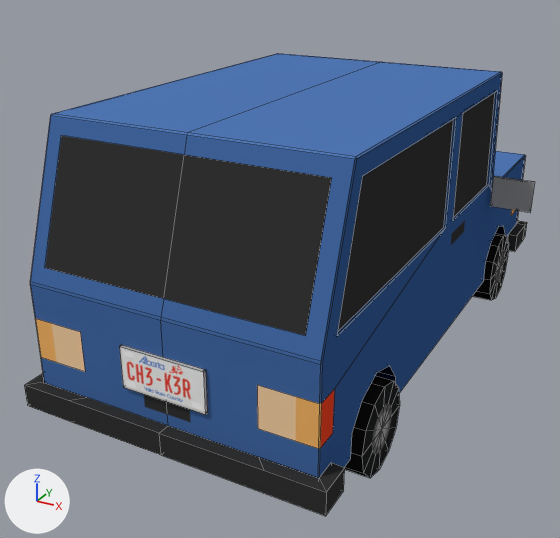
A saved change to the Blender file Assets/Meshes/car.blend.
Rendered twice from a 50 mm lens placed at (2.85, -6.23, 3.71), pointed at (-0.33, -0.45, 0.82). Arrows for +X, +Y and +Z are at lower left; the lights stay in place. Mesh edges are drawn as thin lines.

Objects in the first picture: '100_health', '100_health.002', '100_health.004', 'Plane', 'car_fr_wheel_mesh', 'car_rr_wheel_mesh'.
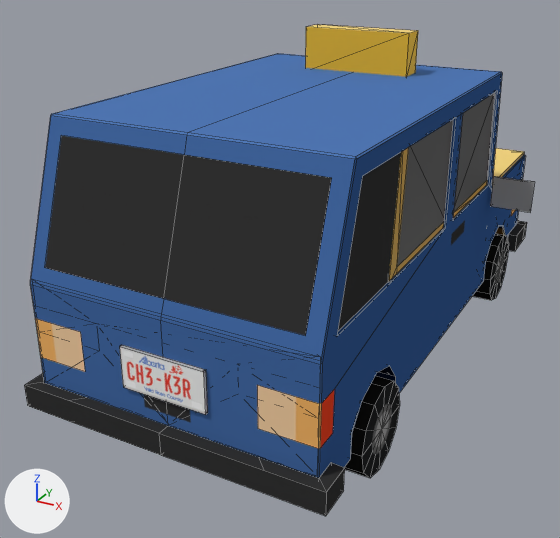
Scene script edits in JSON lines:
```json
{"op": "add", "block": "img_vehicle_taxi_png", "code": ["img_vehicle_taxi_png = load_image('Vehicle_Taxi.png', '../Textures/Vehicle_Taxi.png', 512, 512, 'sRGB')"]}
{"op": "add", "block": "mat_lambert54_001", "code": ["mat_lambert54_001 = principled_material('lambert54.001')", "mat_lambert54_001.texture = img_vehicle_taxi_png", "mat_lambert54_001.roughness = 0.553"]}
{"op": "add", "block": "me_mesh_014", "code": ["me_mesh_014 = bpy.data.meshes.new('Mesh.014')", "me_mesh_014.from_pydata(...)  # 142 vertices, 274 faces; spans x -1.23..1.23, y 0.38..3.08, z -2.83..2.83", "me_mesh_014.materials.append(mat_lambert54_001)  # picture img_vehicle_taxi_png"]}
{"op": "add", "block": "ob_taxi_seperate_mesh_001", "code": ["ob_taxi_seperate_mesh_001 = bpy.data.objects.new('taxi_seperate_mesh.001', me_mesh_014)", "ob_taxi_seperate_mesh_001.location = (0.0, 0.0, 0.0)", "ob_taxi_seperate_mesh_001.rotation_euler = (1.571, 0.0, 0.0)  # degrees (90, 0, 0)", "ob_taxi_seperate_mesh_001.scale = (0.935, 0.935, 0.935)"]}
```

Changed parts and their boxes [x1, y1, x2, y2] in the pictures (560 x 538 px):
```json
{"object": "taxi_seperate_mesh.001", "change": "added", "after": [305, 24, 524, 281]}
```
